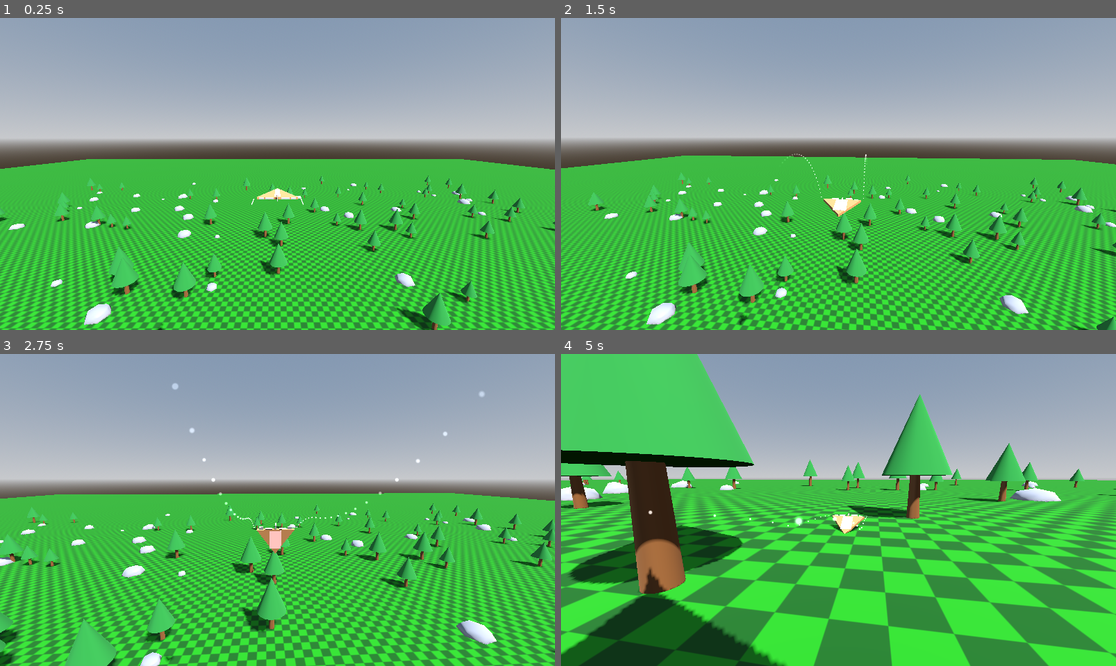
Above: before the commit, frames 1-4 (two rows, left to right).
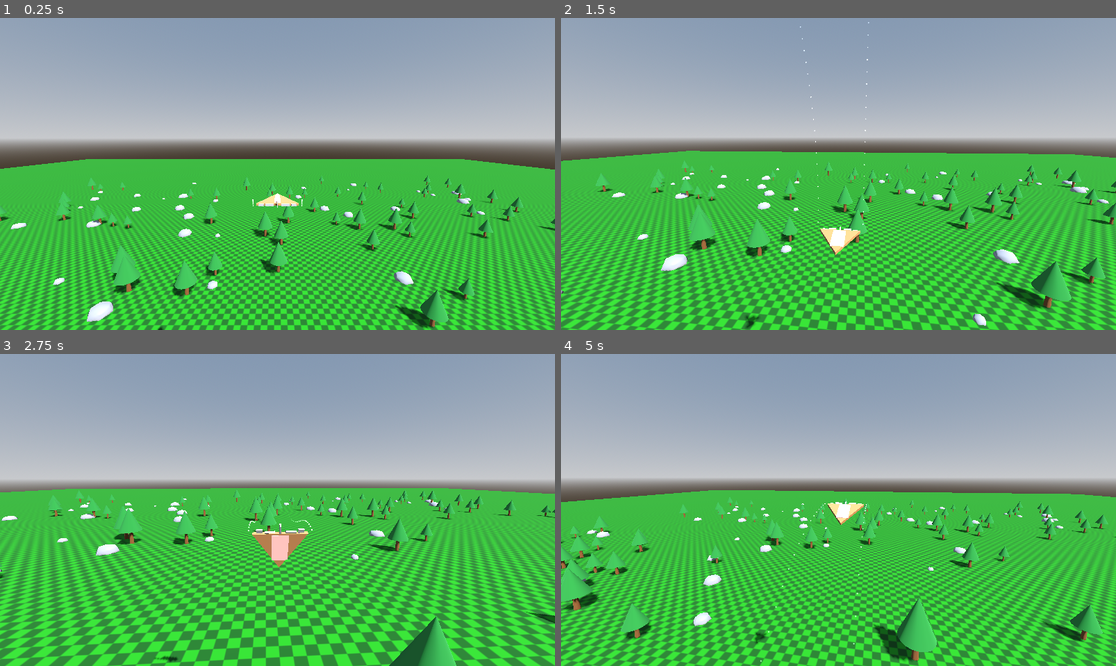
Above: after the commit, the same moments.

Repository: westonkelliher/glider
Game: Godot game, scene res://scenes/main.tscn
Two runs of this game, one before a commit and one after it. Both use one fixed random seed, a clock stepped at 60 frames per second and the inputs below.
Inputs (mouse positions are in pixels of both pictures, inside the frame that each line leads up to):
- Up to frame 1 (0.25 s): no input
- Up to frame 2 (1.5 s): move the mouse to (866, 174) at 0.52 s; hold Shift (air_roll) 0.53-1.28 s; hold W (move_forward) from 0.53 s (still down); move the mouse to (810, 174) at 1.27 s; tap Shift (air_roll) at 1.35 s
- Up to frame 3 (2.75 s): keep holding W (move_forward); move the mouse to (288, 503) at 2.02 s; hold Shift (air_roll) from 2.03 s (still down)
- Up to frame 4 (5 s): keep holding W (move_forward); move the mouse to (832, 516) at 2.77 s; release Shift (air_roll) at 2.78 s; tap Shift (air_roll) at 2.85, 4.35 s; move the mouse to (877, 513) at 3.52 s; hold Shift (air_roll) 3.53-4.28 s; move the mouse to (794, 506) at 4.27 s

The runs differ from the first frame. In frame 1, 22% of the frame differs, in the area x 0-100%, y 45-100%; in frame 2, 31%; in frame 3, 33%; in frame 4, 59%, in the area x 0-100%, y 0-100%.

Commit message:
Rework flight model: PE-based speed/direction catchup with anti-stick gravity
Co-Authored-By: Claude Opus 4.8 <noreply@anthropic.com>

Diff:
--- a/scripts/glider_body.gd
+++ b/scripts/glider_body.gd
@@ -29,7 +29,11 @@
 
 ## Pot Height
 var pot_height := 0.0
-var PH_MARGIN := 0.1
+const PH_MARGIN := 0.1
+#const POT_SPEED_CATCHUP := 20.0 # meters/s^2
+const POT_SPEED_CATCHUP_MULT := 2.0
+#const POT_DIR_CATCHUP := 2.0 # radians / s
+const POT_DIR_CATCHUP_MULT := 0.15
 ## Pot Height Equation:
 # v1 at h1,ph1 allows us to get to ph1 under g deceleration:
 # dH = v1
@@ -37,34 +41,59 @@
 
 func _physics_process(delta: float) -> void:
 
-	if position.y > pot_height-0.5:
-		pot_height = position.y+0.5
-
-	var d_h := pot_height - position.y
-
-	var speed := 0.0
-	if d_h < PH_MARGIN:
-		speed = 0.1
-	else:
-		speed = sqrt(d_h*G*2) # solved for speed in terms of d_h
-
+	## inputs
 	# adjust ailerons
 	adjust_ailerons(delta)
-
 	# The smoothed control surfaces drive the craft's rotation about its own
 	# local axes, so control stays relative to the glider's orientation.
 	rotate_object_local(Vector3.RIGHT, ail_pitch * PITCH_MULT * delta) # pitch
 	rotate_object_local(Vector3.BACK, ail_roll * ROLL_MULT * delta)    # roll
 	rotate_object_local(Vector3.UP, ail_yaw * YAW_MULT * delta)        # yaw
 
-	var facing_dir := (transform.basis * Vector3.FORWARD).normalized()
-	var v_dir := velocity.normalized()
-	if v_dir:
-		#var d_dir :=
-		v_dir = v_dir.move_toward(facing_dir, 1.0 * delta).normalized()
-	else:
-		v_dir = facing_dir
-	velocity = v_dir * speed
+	## speeds, directions and velocities from potential (pot) values
+	# pot values
+	if position.y > pot_height:
+		pot_height = position.y
+	var d_h := pot_height - position.y
+	var pot_speed := sqrt(d_h*G*2) # solved for speed in terms of d_h
+	var nose_dir := (transform.basis * Vector3.FORWARD).normalized()
+	#var pot_velocity := pot_speed*nose_dir
+	# current values
+	var current_speed := velocity.length()
+	var current_dir := velocity.normalized() # TODO: look out for magnitude 0 velocity
+	# new values
+	var speed_offset := absf(pot_speed - current_speed)
+	var pot_speed_catchup := POT_SPEED_CATCHUP_MULT*(0.1+current_speed)
+	var new_speed := move_toward(current_speed, pot_speed, pot_speed_catchup * delta)
+	#if new_speed < 0.1:
+			#new_speed += 0.1
+	var dir_offset := nose_dir - current_dir
+	var pot_dir_catchup := POT_DIR_CATCHUP_MULT * current_speed * dir_offset.length()
+	var new_dir := current_dir.move_toward(nose_dir, pot_dir_catchup * delta)# TODO: calculate shortest direct arc from current_dir to pot_dir
+	var new_velocity := new_speed * new_dir
+
+	## grav for no stuck (100% gravity when speed is 0)
+	var dv_gravity := G*Vector3.DOWN * (1/(1+current_speed)) * delta
+	new_velocity += dv_gravity
+
+	## velocity
+	velocity = new_velocity
+
+
+	#var speed := 0.0
+	#if d_h < PH_MARGIN:
+		#speed = 0.1
+	#else:
+		#speed = sqrt(d_h*G*2) # solved for speed in terms of d_h
+	#
+	#
+	#var facing_dir := (transform.basis * Vector3.FORWARD).normalized()
+	#var v_dir := velocity.normalized()
+	#if v_dir:
+		##var d_dir :=
+		#v_dir = v_dir.move_toward(facing_dir, 1.0 * delta).normalized()
+	#else:
+		#v_dir = facing_dir
 	move_and_slide()
 
 
